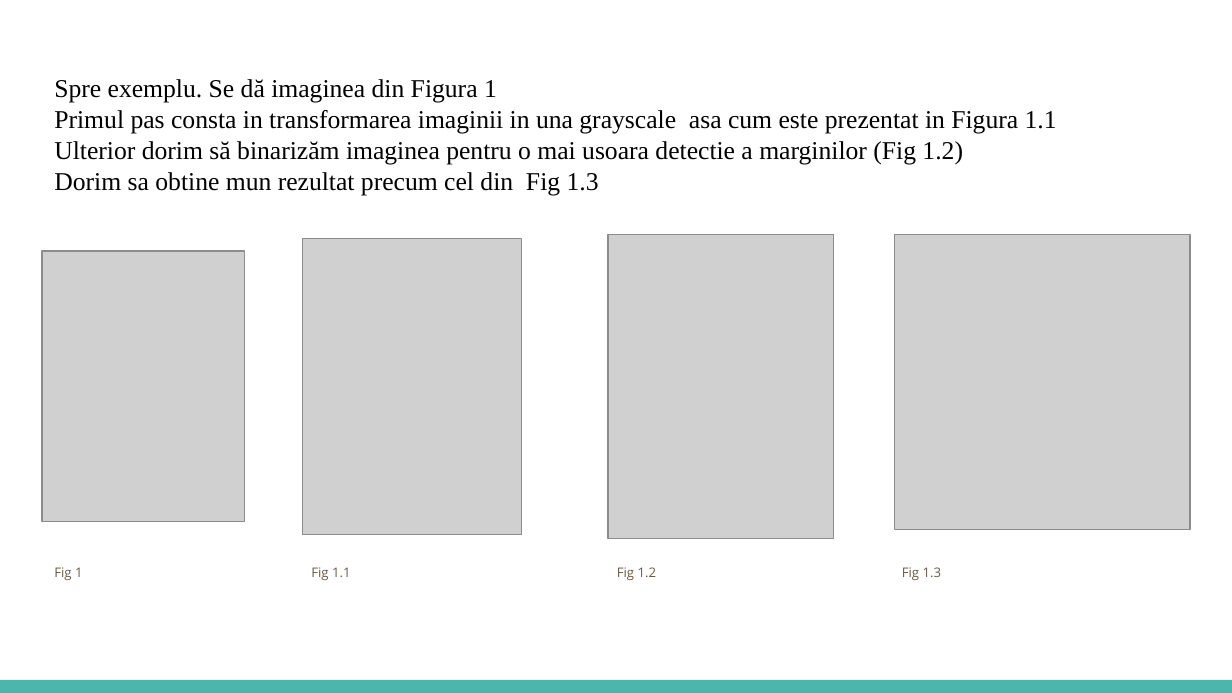
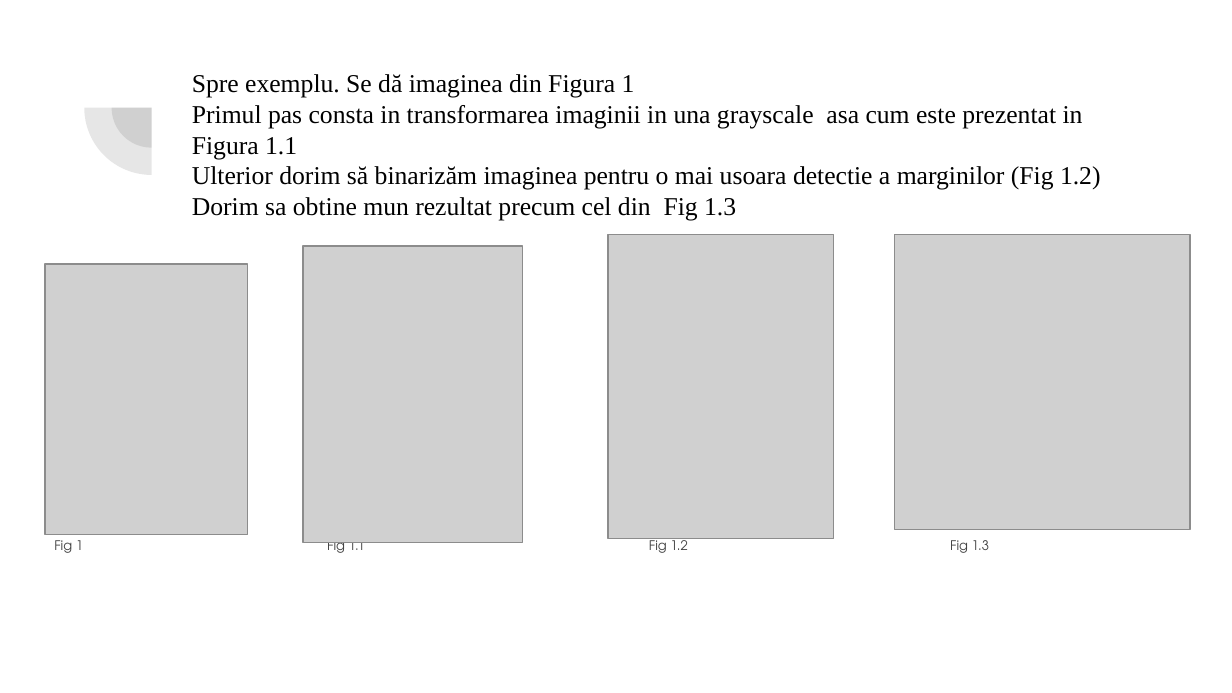
Before and after one commit to VedereArtificiala/prelucrareaimaginilor-proiect-1309b_pim05, a slide deck: slide 5 of Prezentare Gorcea_Baschir.pptx. Drawn at 1232x693 pixels with LibreOffice and Linux fonts; fonts in the diff are those of the drawing; grey boxes stand for pictures. Boxes give left, top, right and bottom in pixels: in the first picture for what was removed or moved away, otherwise in the second. Text is boxed around its words. In the diff, an @@ line names an element or a change of style, - is before the commit and + after.

```diff
--- a/Prezentare Gorcea_Baschir.pptx
+++ b/Prezentare Gorcea_Baschir.pptx
@@ pie slice (boxed as its full ellipse) added at (x1=84, y1=41, x2=218, y2=175), fill #424242 at 13% opacity @@
@@ title "Spre exemplu. Se dă imaginea ..." rewrapped from (x1=54, y1=79, x2=1057, y2=195) to (x1=192, y1=74, x2=1101, y2=221) @@
@@ pie slice (boxed as its full ellipse) added at (x1=112, y1=68, x2=192, y2=148), fill #424242 at 13% opacity @@
@@ text "Fig 1 Fig 1.1 Fig ..." at (x1=54, y1=536, x2=989, y2=557): font Open Sans to TeX Gyre Adventor, text colour #695D46 to #424242; line spacing 0.95 to 1.15 @@
@@ picture moved from (x1=42, y1=251, x2=245, y2=522) to (x1=46, y1=264, x2=249, y2=535) @@
@@ picture moved from (x1=302, y1=238, x2=521, y2=535) to (x1=303, y1=246, x2=522, y2=543) @@
@@ rectangle removed at (x1=0, y1=680, x2=1232, y2=693) @@
```
Also in this commit, not shown: 6 other slides changed, 3 slides added, 1 other file.
